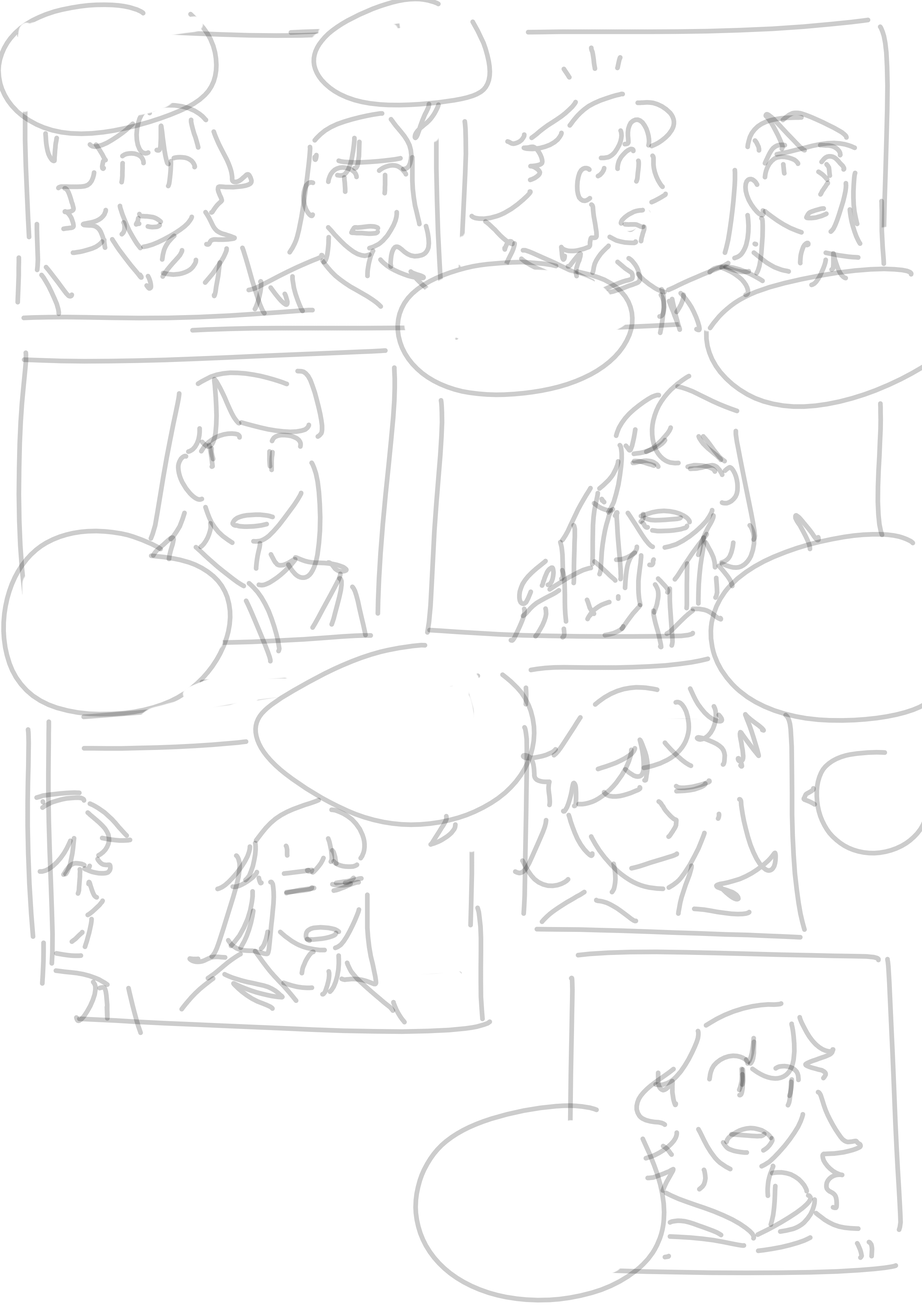
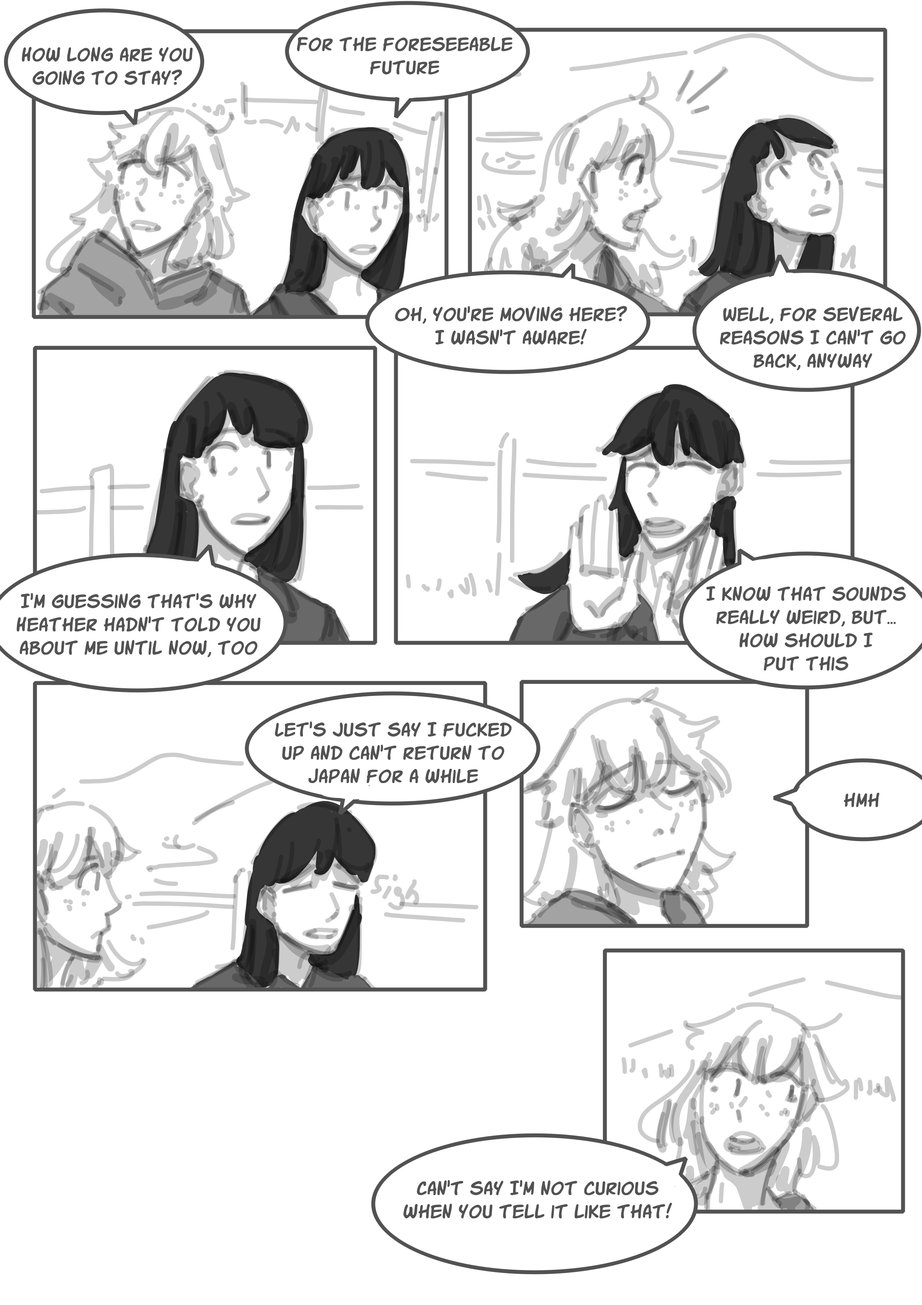
Layer changes from the first 922px x 1305px image to the second:
added layer "Vector Layer 2" above "Vector Layer 1" over left=0, top=0, right=922, bottom=1286
added layer "Paint Layer 6" above "Paint Layer 5" over left=23, top=23, right=922, bottom=1214
added layer "Paint Layer 5" above "Paint Layer 4" over left=23, top=119, right=857, bottom=1214
added layer "Paint Layer 4" above "Background" over left=23, top=95, right=857, bottom=1214
hid "Background", opacity 100% → 20%, painted on it over left=0, top=0, right=922, bottom=1303
